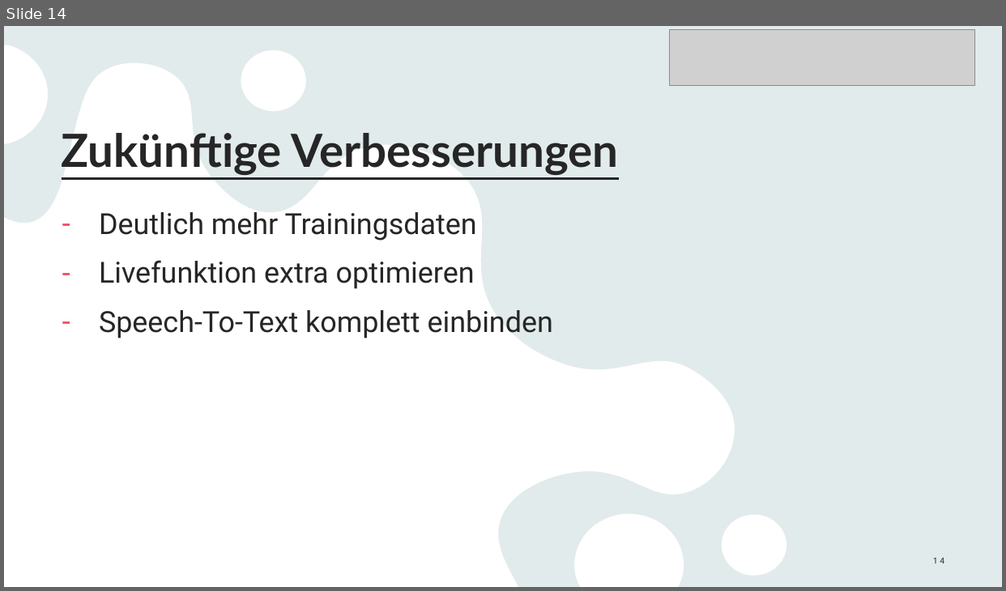
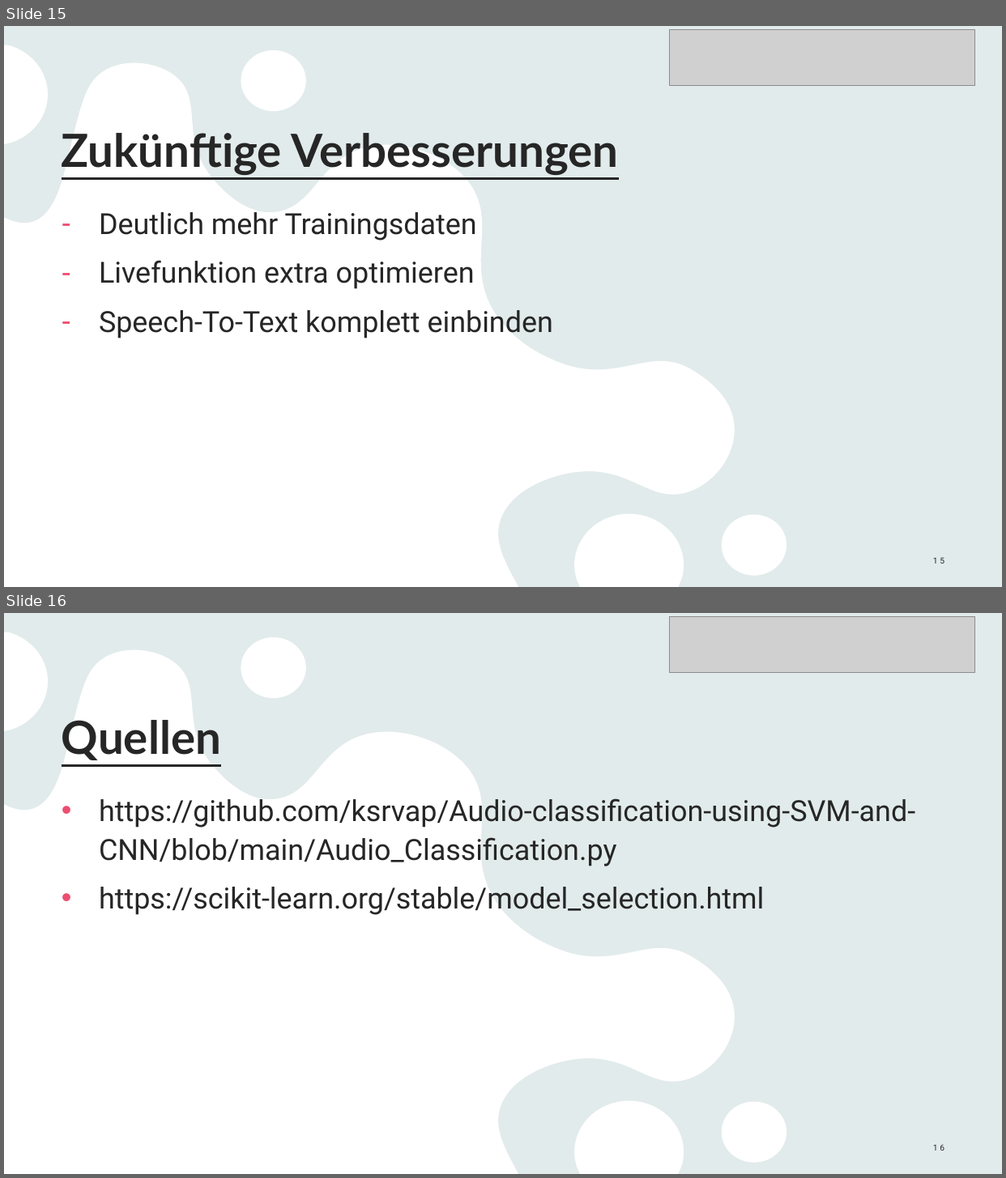
Before and after one commit to Linelle-7/Sprecherkennung-Deep-Learning-, a slide deck: 2025-02-12_Voice_Recognition_FinalPresentation.pptx. Shown one above the other, each under a label of ours: slide 14 before the commit, slides 15 and 16 after it. The pictures are 1006x591 and 1006x1178 pixels, drawn with LibreOffice and Linux fonts; fonts in the diff are those of the drawing; grey boxes stand for pictures. Boxes give left, top, right and bottom in pixels: in the first picture for what was removed or moved away, otherwise in the second. Text is boxed around its words. In the diff, an @@ line names an element or a change of style, - is before the commit and + after.

```diff
--- a/2025-02-12_Voice_Recognition_FinalPresentation.pptx
+++ b/2025-02-12_Voice_Recognition_FinalPresentation.pptx
@@ slide 16 added at (x1=4, y1=613, x2=1002, y2=1174), background #E9F3F3; not listed: 2 template elements that a slide beside it also shows @@
@@ picture added at (x1=670, y1=617, x2=976, y2=672) @@
@@ title added at (x1=62, y1=720, x2=221, y2=760), 44 pt, text #262626, bold, underline @@
+Quellen
@@ text added at (x1=99, y1=798, x2=915, y2=915), 28 pt, text #262626 @@
+• https://github.com/ksrvap/Audio-classification-using-SVM-and-CNN/blob/main/Audio_Classification.py
+• https://scikit-learn.org/stable/model_selection.html
@@ page number added at (x1=933, y1=1145, x2=944, y2=1151), 8 pt, text #262626 @@
+16
@@ what was slide 14 is now slide 15 @@
@@ page number at (x1=933, y1=557, x2=944, y2=564): text changed @@
-14
+15
```
Also in this commit, not shown: 4 slides changed, 2 other slides added, 1 slide removed, 7 other files.
